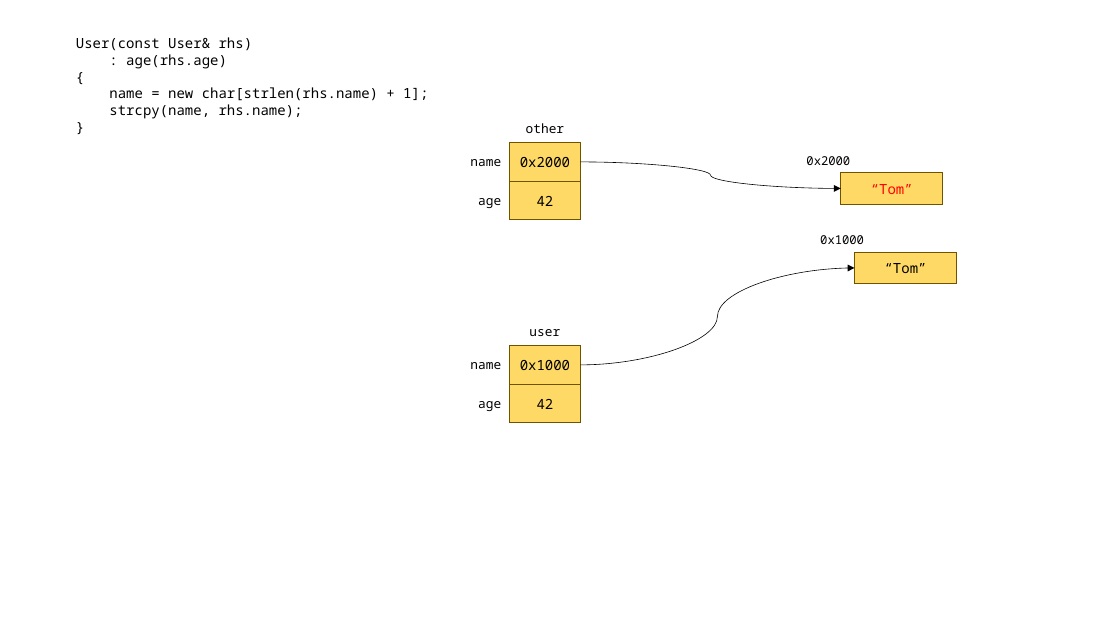
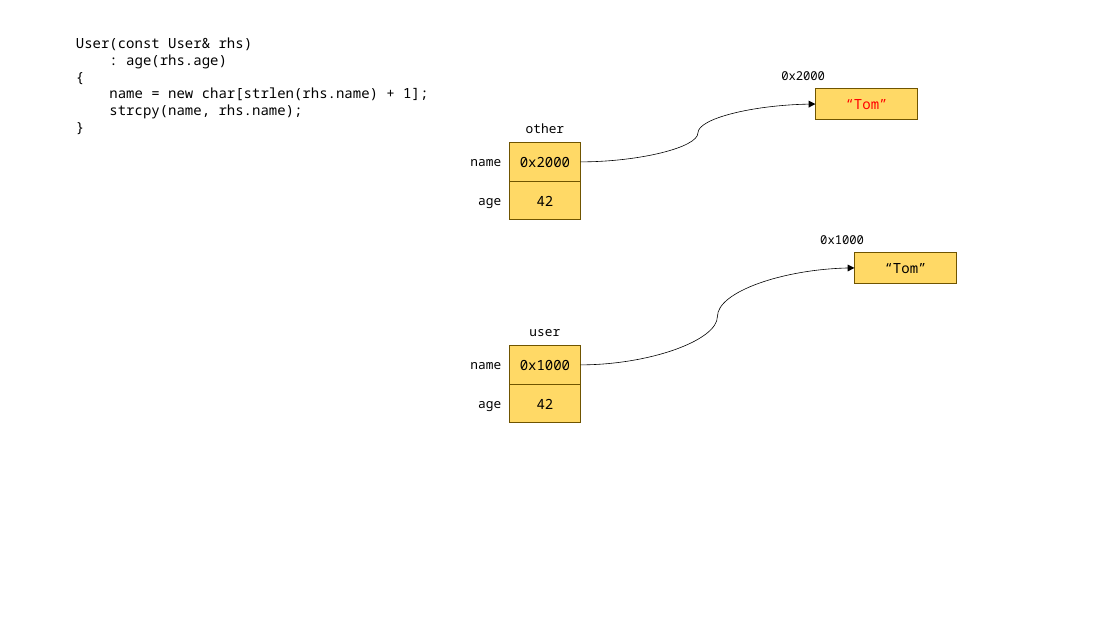
Before and after one commit to loopinf/hyundai_230612, a slide deck: slide 18 of 230612.pptx. Drawn at 1120x630 pixels with LibreOffice and Linux fonts; fonts in the diff are those of the drawing. Boxes give left, top, right and bottom in pixels: in the first picture for what was removed or moved away, otherwise in the second. Text is boxed around its words. In the diff, an @@ line names an element or a change of style, - is before the commit and + after.

```diff
--- a/230612.pptx
+++ b/230612.pptx
@@ text "0x2000" moved from (x1=806, y1=156, x2=850, y2=165) to (x1=781, y1=71, x2=825, y2=80) @@
@@ rectangle "“Tom”" moved from (x1=841, y1=173, x2=943, y2=204) to (x1=816, y1=88, x2=918, y2=119) @@
@@ curved arrow moved from (581, 162) - (841, 188) to (581, 162) - (816, 104) @@
```
Also in this commit, not shown: 6 slides added, 1 other file.
